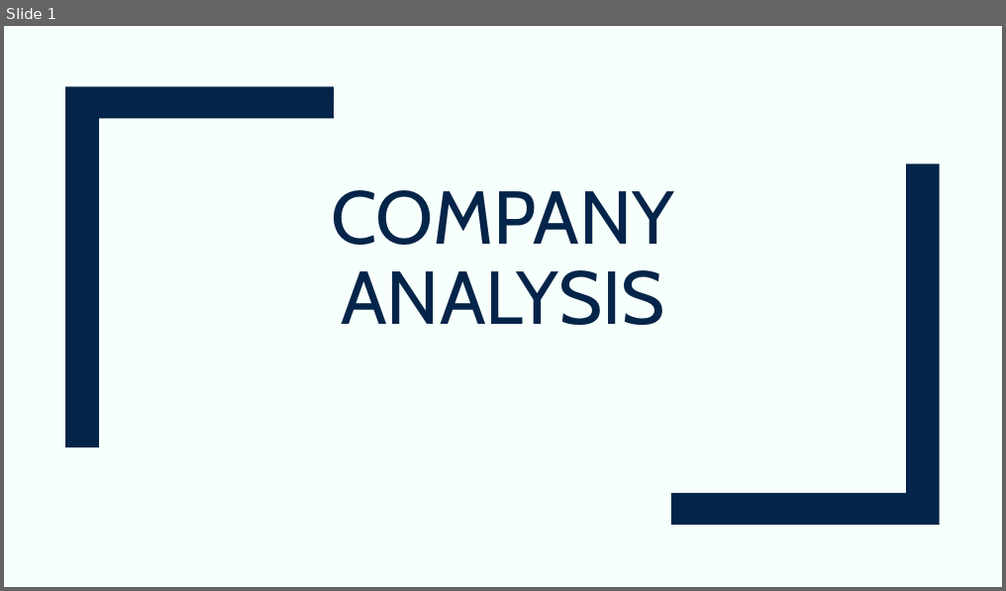
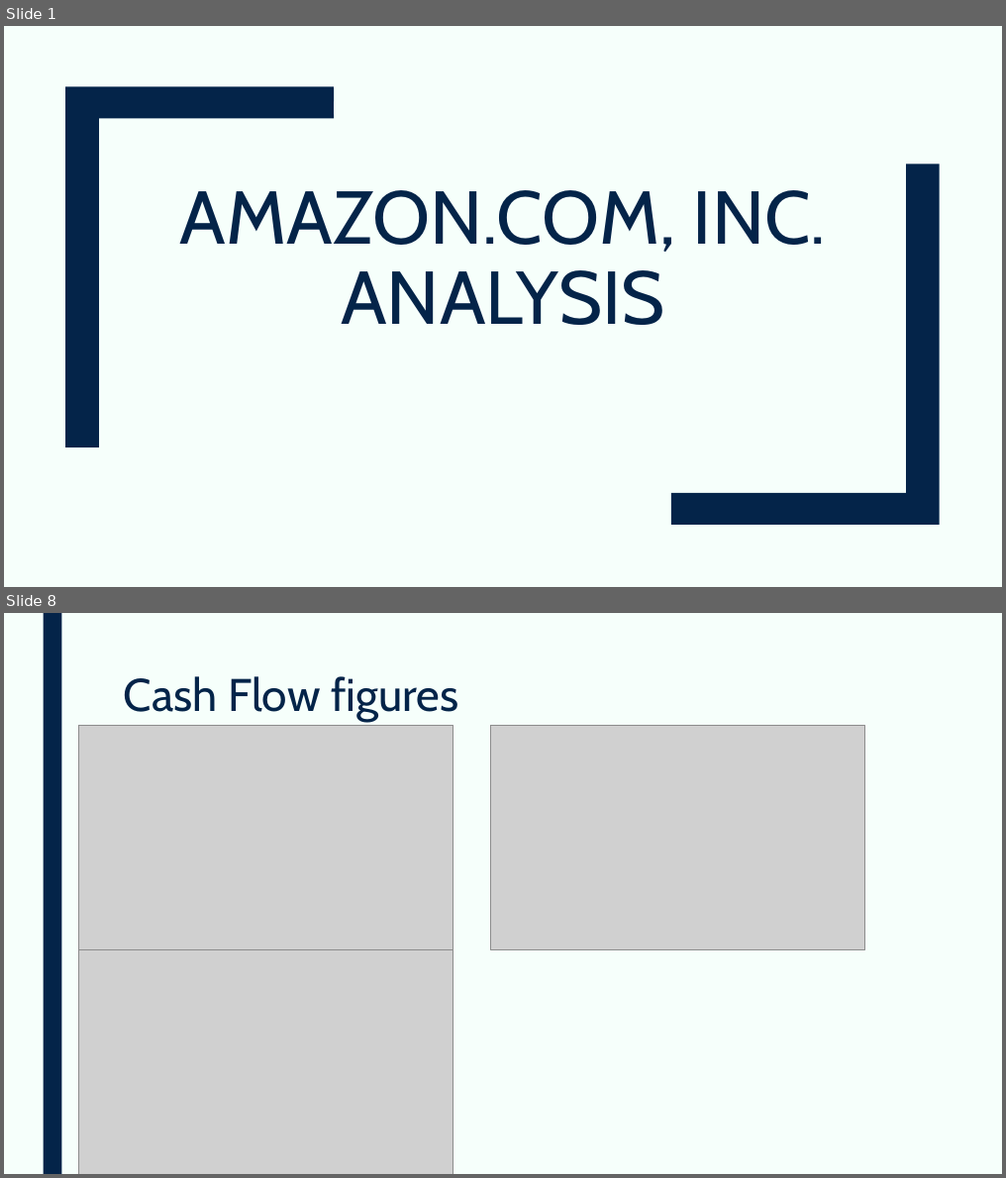
Before and after one commit to devangovind/AMUCLDISS, a slide deck: fastapi-backend/app/pres/output.pptx. Shown one above the other, each under a label of ours: slide 1 before the commit, slides 1 and 8 after it; the slides between them are not shown. The pictures are 1006x591 and 1006x1178 pixels, drawn with LibreOffice and Linux fonts; fonts in the diff are those of the drawing; grey boxes stand for pictures. Boxes give left, top, right and bottom in pixels: in the first picture for what was removed or moved away, otherwise in the second. Text is boxed around its words. In the diff, an @@ line names an element or a change of style, - is before the commit and + after.

```diff
--- a/fastapi-backend/app/pres/output.pptx
+++ b/fastapi-backend/app/pres/output.pptx
@@ slide 8 added at (4,613,1002,1174), background #F6FFFB @@
@@ rectangle added at (43,613,61,1174), fill #042449 @@
@@ title added at (124,676,458,722), 44 pt, text #042449 @@
+Cash Flow figures
@@ picture added at (79,725,453,950) @@
@@ picture added at (491,725,865,950) @@
@@ picture added at (79,950,453,1174) @@
@@ slide 1 changed as well @@
@@ title at (180,190,826,325): text changed @@
-COMPANY ANALYSIS
+AMAZON.COM, INC. ANALYSIS
```
Also in this commit, not shown: 1 other slide changed, 8 other slides added, 8 other files.
